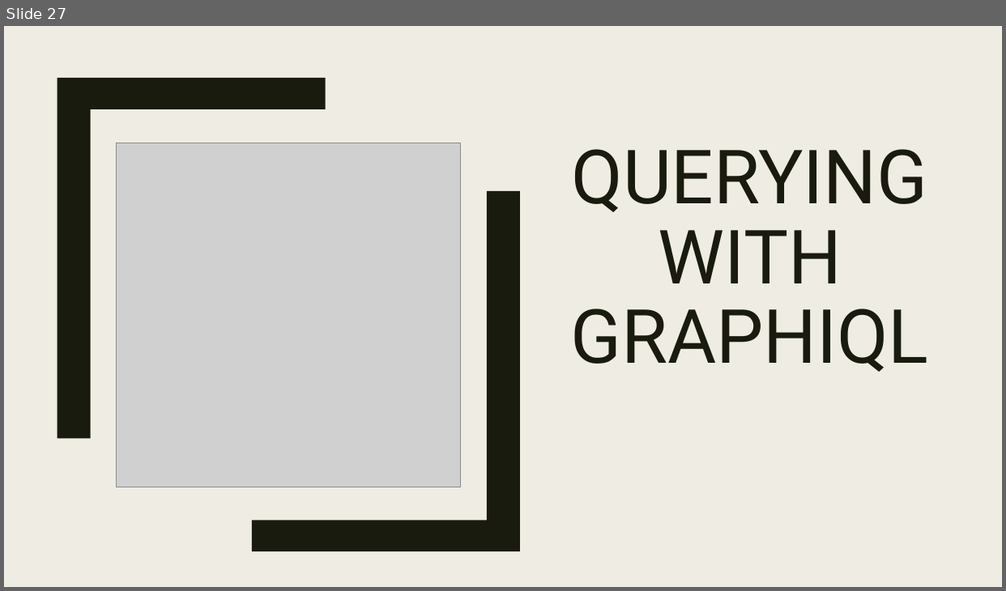
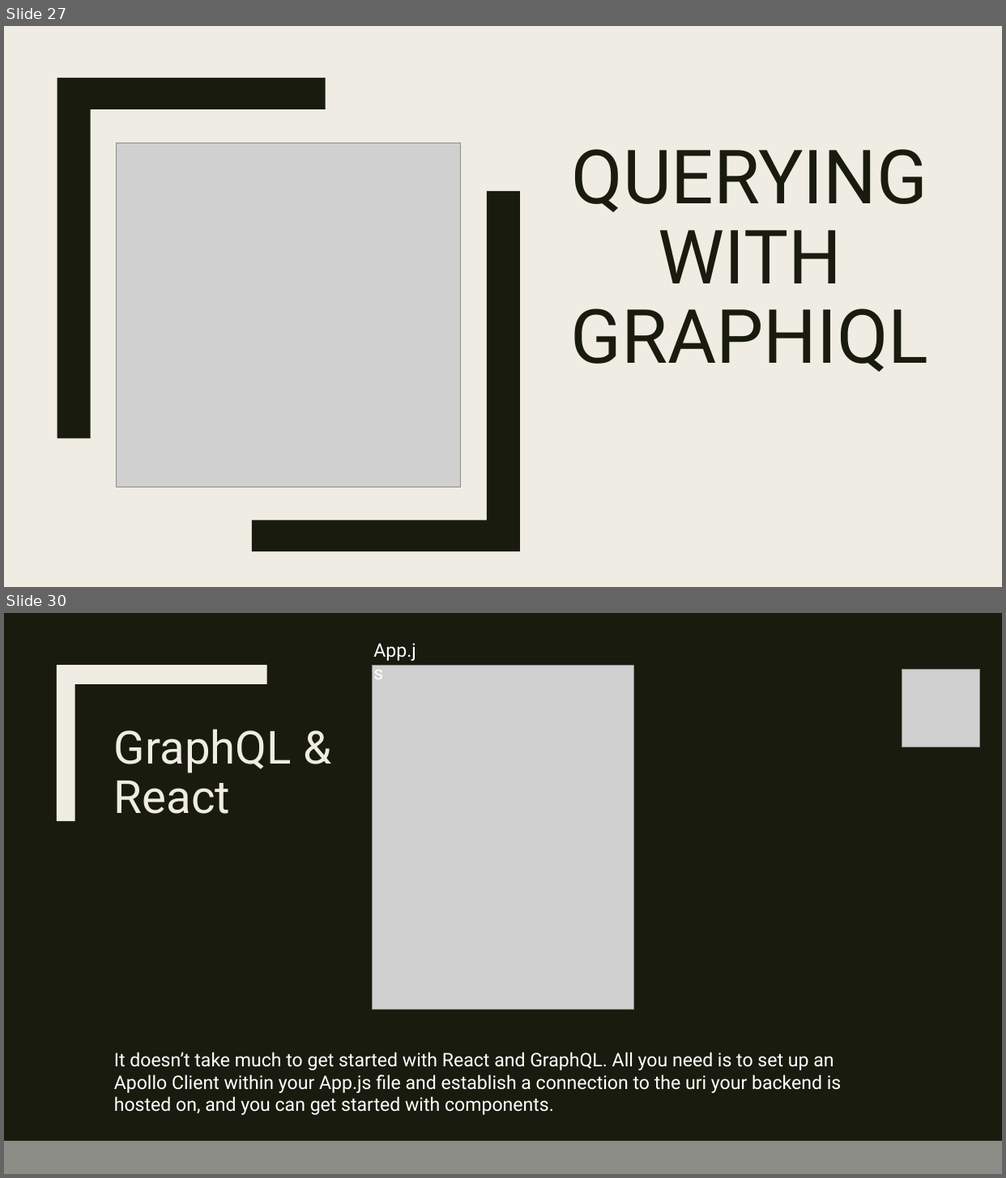
Before and after one commit to leono93/GraphQL_New-Tech, a slide deck: presentation/GraphQL_t7oele00.pptx. Shown one above the other, each under a label of ours: slide 27 before the commit, slides 27 and 30 after it; the slides between them are not shown. The pictures are 1006x591 and 1006x1178 pixels, drawn with LibreOffice and Linux fonts; fonts in the diff are those of the drawing; grey boxes stand for pictures. Boxes give left, top, right and bottom in pixels: in the first picture for what was removed or moved away, otherwise in the second. Text is boxed around its words. In the diff, an @@ line names an element or a change of style, - is before the commit and + after.

```diff
--- a/presentation/GraphQL_t7oele00.pptx
+++ b/presentation/GraphQL_t7oele00.pptx
@@ slide 30 added at box(4, 613, 1002, 1174), background #191B0E @@
@@ rectangle added at box(4, 613, 1002, 1174), fill #191B0E @@
@@ rectangle added at box(43, 613, 62, 1174), fill #EFEDE3 @@
@@ freeform shape added at box(57, 665, 266, 821), fill #EFEDE3 @@
@@ picture added at box(373, 665, 633, 1010) @@
@@ picture added at box(902, 669, 980, 747) @@
@@ title added at box(114, 729, 292, 814), 44 pt, text #EFEDE3 @@
+GraphQL & React
@@ text added at box(114, 1052, 842, 1115), 18 pt, text #FFFFFF @@
+It doesn’t take much to get started with React and GraphQL. All you need is to set up an Apollo Client within your App.js file and establish a connection to the uri your backend is hosted on, and you can get started with components.
@@ text added at box(319, 1076, 372, 1093), 18 pt, text #FFFFFF @@
+App.js
@@ rectangle added at box(4, 1142, 1002, 1174), fill #8C8D86 @@
```
Also in this commit, not shown: 2 slides changed, 5 other slides added.
